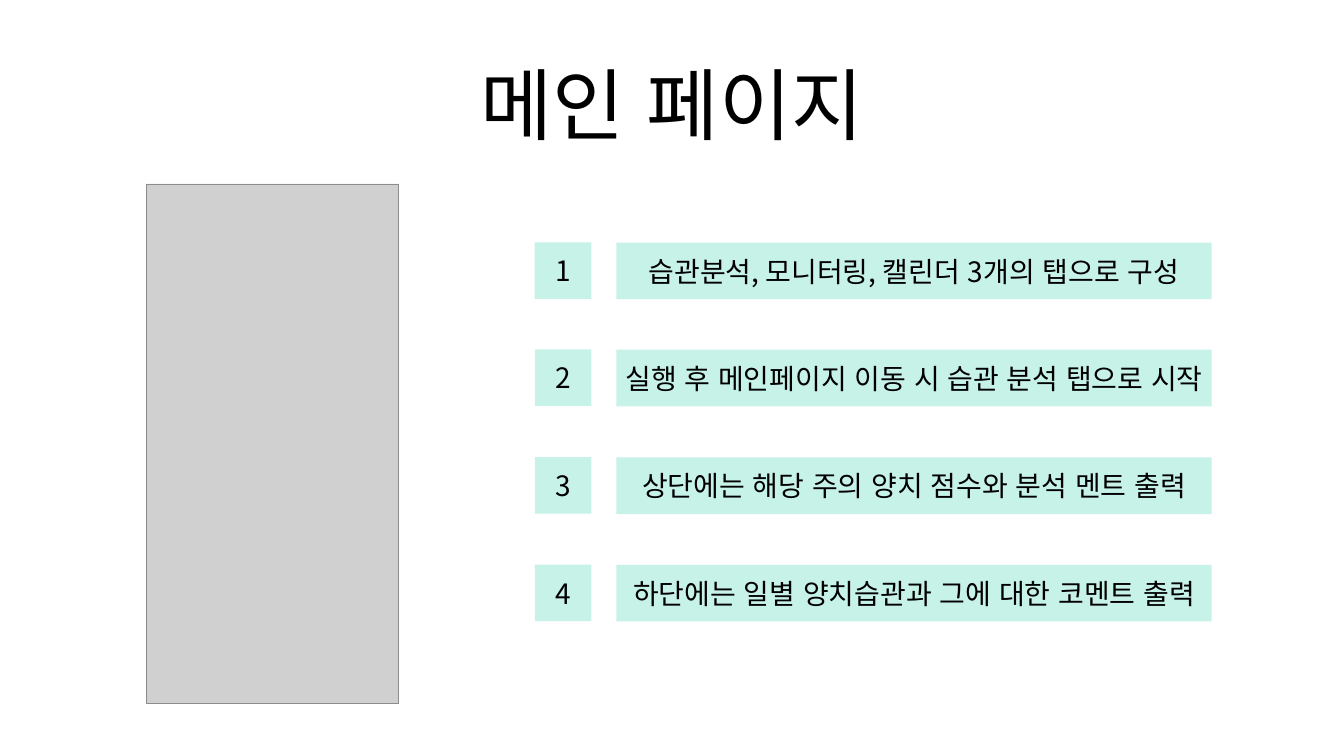
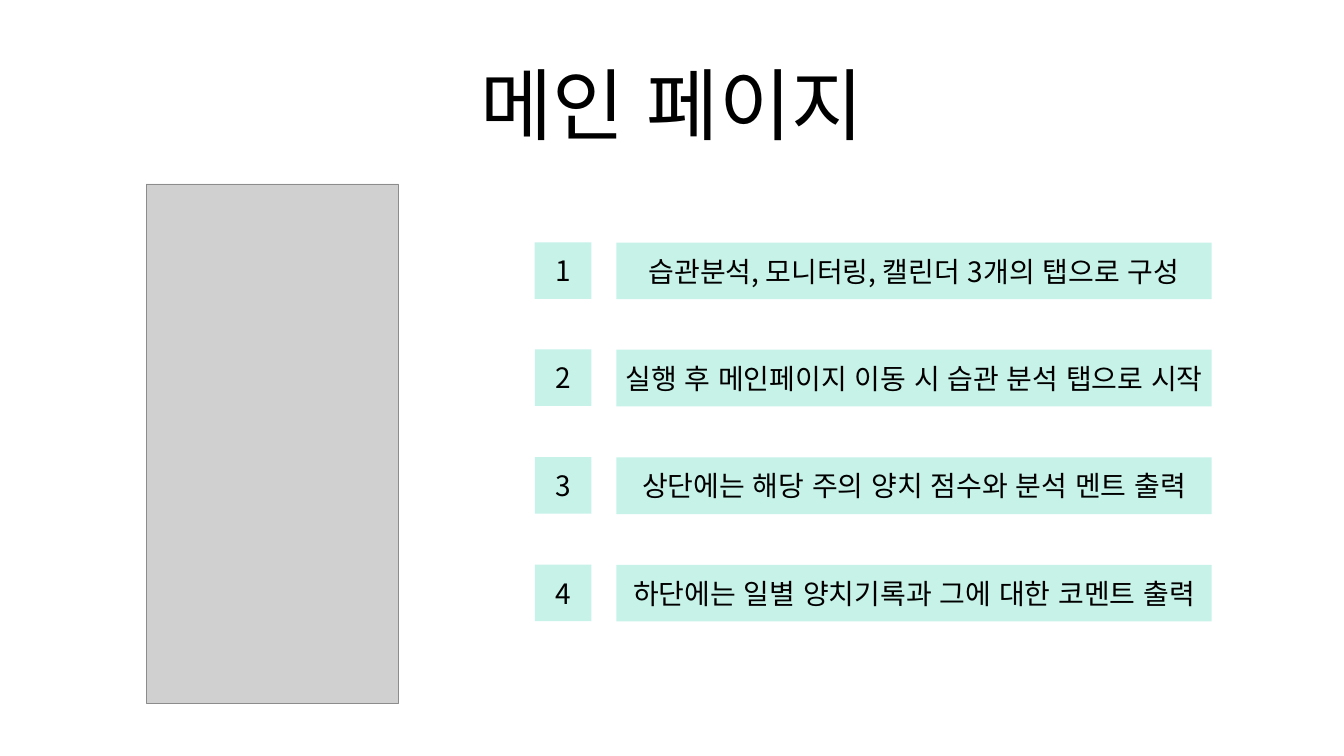
Before and after one commit to Team-Achi/Docs, a slide deck: slide 12 of PPT/캡스톤디자인_5주차 발표자료_5조.pptx. Drawn at 1344x756 pixels with LibreOffice and Linux fonts; fonts in the diff are those of the drawing; grey boxes stand for pictures. Boxes give left, top, right and bottom in pixels: in the first picture for what was removed or moved away, otherwise in the second. Text is boxed around its words. In the diff, an @@ line names an element or a change of style, - is before the commit and + after.

```diff
--- a/PPT/캡스톤디자인_5주차 발표자료_5조.pptx
+++ b/PPT/캡스톤디자인_5주차 발표자료_5조.pptx
@@ text in rectangle at <box>633,580,1194,607</box>: text changed @@
-하단에는 일별 양치습관과 그에 대한 코멘트 출력
+하단에는 일별 양치기록과 그에 대한 코멘트 출력
```
Also in this commit, not shown: 2 other slides changed, 1 other file.
